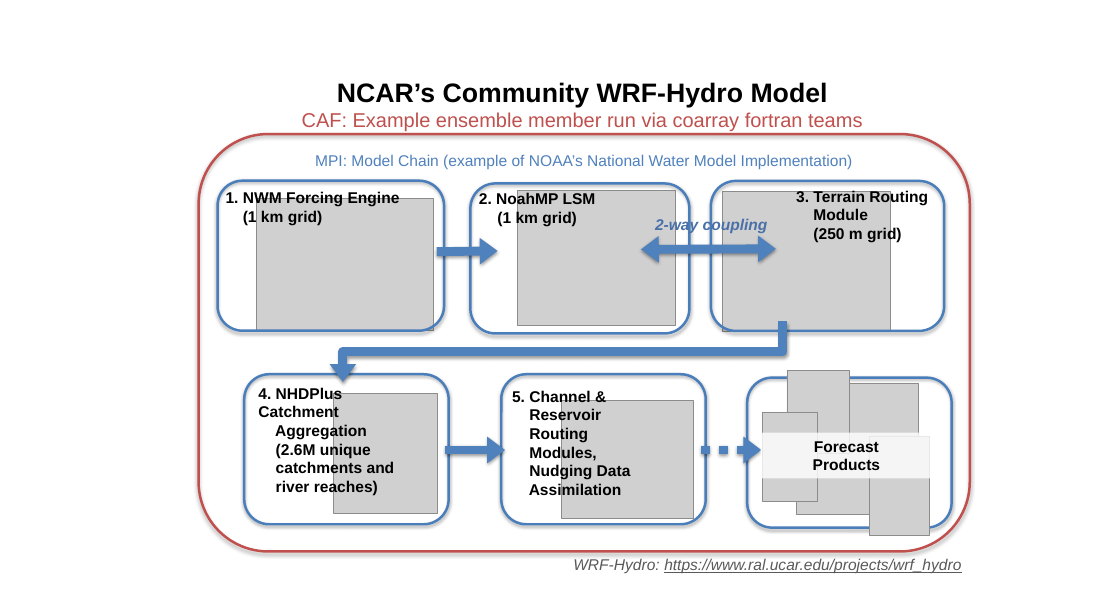
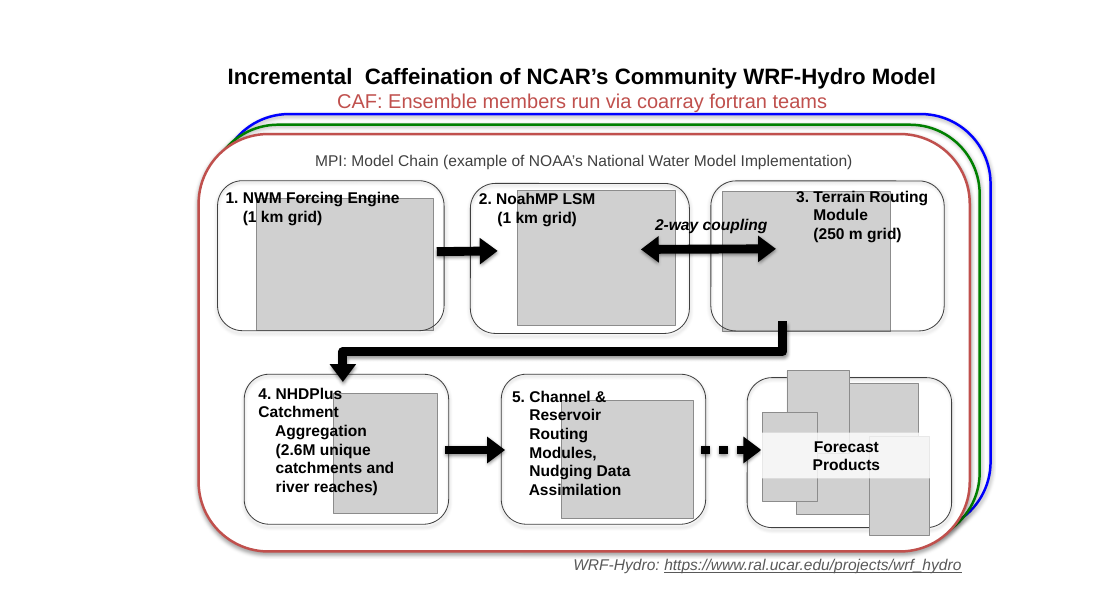
Before and after one commit to sourceryinstitute/wrf-hydro-paw2017, a slide deck: slide 1 of figures/WRF-Hydro-Ensemble-Chain.pptx. Drawn at 1120x600 pixels with LibreOffice and Linux fonts; fonts in the diff are those of the drawing; grey boxes stand for pictures. Boxes give left, top, right and bottom in pixels: in the first picture for what was removed or moved away, otherwise in the second. Text is boxed around its words. In the diff, an @@ line names an element or a change of style, - is before the commit and + after.

```diff
--- a/figures/WRF-Hydro-Ensemble-Chain.pptx
+++ b/figures/WRF-Hydro-Ensemble-Chain.pptx
@@ text at (x1=228, y1=68, x2=936, y2=113): text changed; size 18 to 20 pt; text colour #C0504D to #000000; bold on @@
-NCAR’s Community WRF-Hydro Model
-CAF: Example ensemble member run via coarray fortran teams
+Incremental Caffeination of NCAR’s Community WRF-Hydro Model
+CAF: Ensemble members run via coarray fortran teams
@@ rounded rectangle added at (x1=219, y1=114, x2=990, y2=532), outline #0000FF 2.25 pt @@
@@ text "MPI: Model Chain (example of ..." at (x1=315, y1=154, x2=853, y2=170): text colour #4F81BD to #404040 @@
@@ rounded rectangle at (x1=198, y1=134, x2=970, y2=552): fill none to #FFFFFF @@
@@ rounded rectangle added at (x1=209, y1=125, x2=980, y2=542), outline #008000 2.25 pt @@
@@ text "2-way coupling" at (x1=655, y1=217, x2=768, y2=233): text colour #4A70A8 to #000000 @@
@@ arrow (437, 252) - (498, 251): stroke #4F81BD 8 pt to #000000 8 pt @@
@@ double arrow (641, 250) - (776, 249): stroke #4F81BD 8 pt to #000000 8 pt @@
@@ elbow arrow (782, 322) - (343, 382): stroke #4F81BD 8 pt to #000000 8 pt @@
@@ outline #4B7EBC 2.25 pt to #404040 0.75 pt in 6 elements at (x1=747, y1=378, x2=952, y2=528), (x1=218, y1=181, x2=444, y2=331), (x1=470, y1=183, x2=690, y2=334), (x1=711, y1=181, x2=945, y2=331), (x1=244, y1=374, x2=449, y2=525), (x1=502, y1=374, x2=706, y2=525) @@
@@ arrow (445, 450) - (505, 450): stroke #4F81BD 8 pt to #000000 8 pt @@
@@ arrow (702, 450) - (762, 450): stroke #4F81BD 8 pt dashed to #000000 8 pt dashed @@
```
Also in this commit, not shown: 1 other file.
